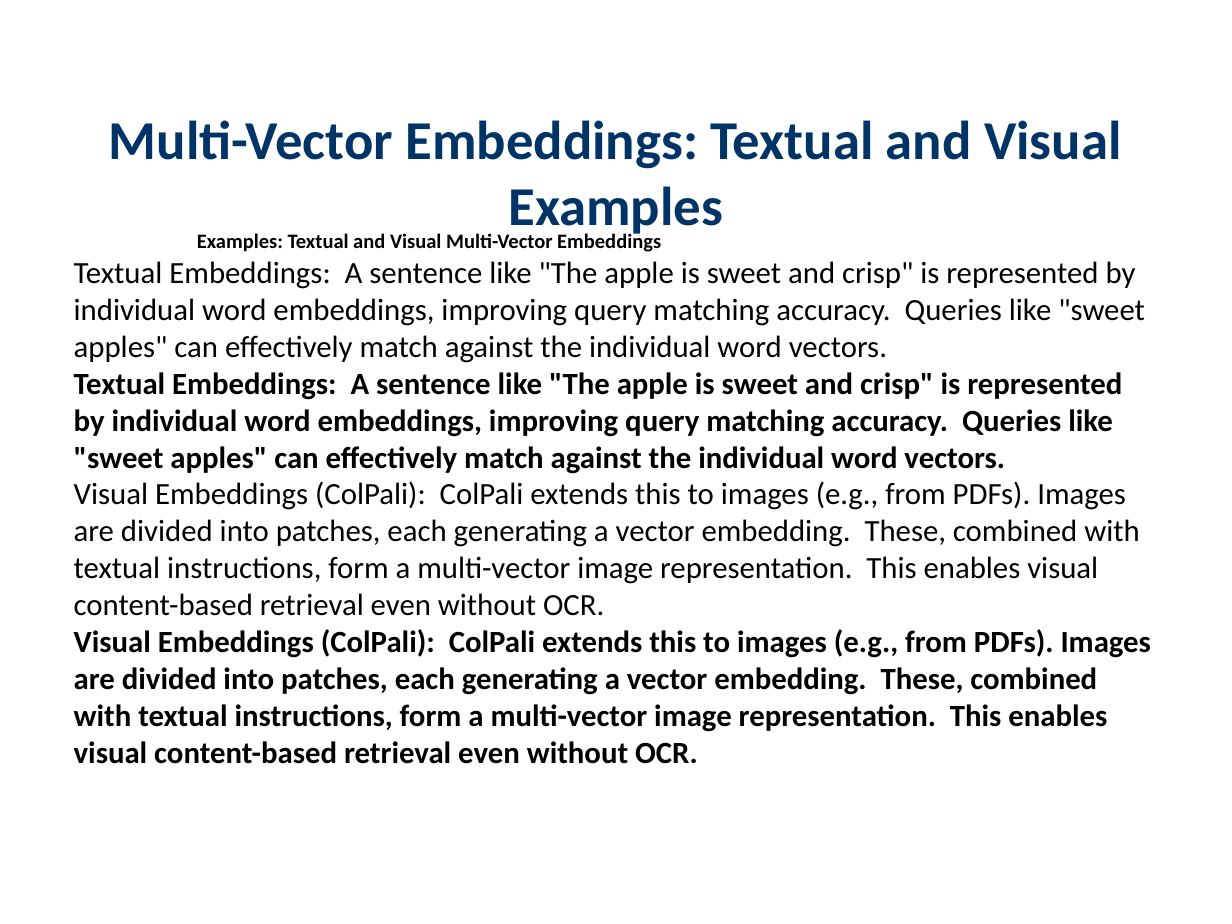
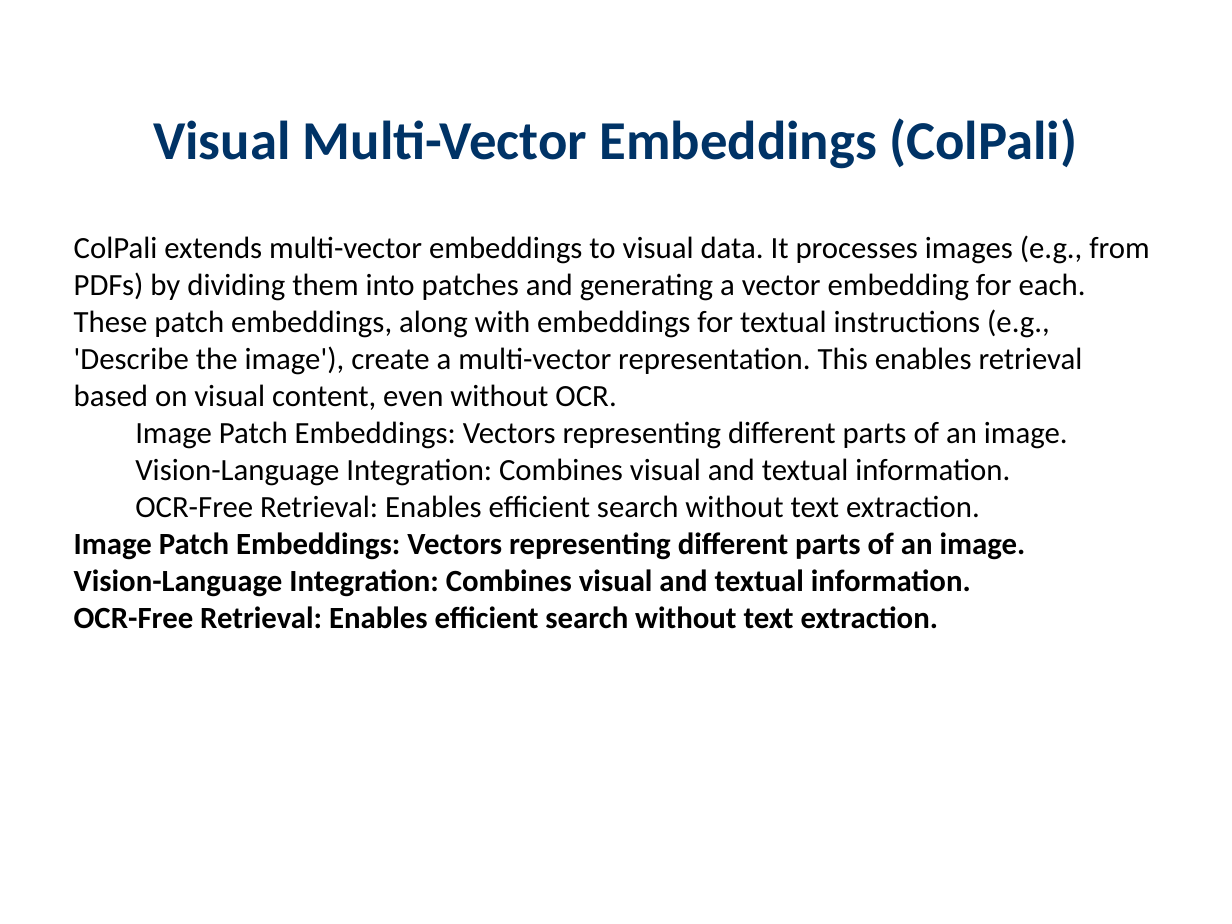
Before and after one commit to haadirakhangi/Edunexus, a slide deck: slide 4 of server-side/server/teacher/downloaded-presentations/Large Language Models/Colbert.pptx (slide 3 before the commit). Drawn at 1232x924 pixels with LibreOffice and Linux fonts; fonts in the diff are those of the drawing. Boxes give left, top, right and bottom in pixels: in the first picture for what was removed or moved away, otherwise in the second. Text is boxed around its words. In the diff, an @@ line names an element or a change of style, - is before the commit and + after.

```diff
--- a/server-side/server/teacher/downloaded-presentations/Large Language Models/Colbert.pptx
+++ b/server-side/server/teacher/downloaded-presentations/Large Language Models/Colbert.pptx
@@ text at (153,118,1077,169): text changed @@
-Multi-Vector Embeddings: Textual and Visual Examples
+Visual Multi-Vector Embeddings (ColPali)
@@ text at (74,235,1149,629): text changed; bold off @@
-    Examples: Textual and Visual Multi-Vector Embeddings
-Textual Embeddings: A sentence like "The apple is sweet and crisp" is represented by individual word embeddings, improving query matching accuracy. Queries like "sweet apples" can effectively match against the individual word vectors.
-Textual Embeddings: A sentence like "The apple is sweet and crisp" is represented by individual word embeddings, improving query matching accuracy. Queries like "sweet apples" can effectively match against the individual word vectors.
-Visual Embeddings (ColPali): ColPali extends this to images (e.g., from PDFs). Images are divided into patches, each generating a vector embedding. These, combined with textual instructions, form a multi-vector image representation. This enables visual content-based retrieval even without OCR.
-Visual Embeddings (ColPali): ColPali extends this to images (e.g., from PDFs). Images are divided into patches, each generating a vector embedding. These, combined with textual instructions, form a multi-vector image representation. This enables visual content-based retrieval even without OCR.
+ColPali extends multi-vector embeddings to visual data. It processes images (e.g., from PDFs) by dividing them into patches and generating a vector embedding for each. These patch embeddings, along with embeddings for textual instructions (e.g., 'Describe the image'), create a multi-vector representation. This enables retrieval based on visual content, even without OCR.
+  Image Patch Embeddings: Vectors representing different parts of an image.
+  Vision-Language Integration: Combines visual and textual information.
+  OCR-Free Retrieval: Enables efficient search without text extraction.
+Image Patch Embeddings: Vectors representing different parts of an image.
+Vision-Language Integration: Combines visual and textual information.
+OCR-Free Retrieval: Enables efficient search without text extraction.
```
Also in this commit, not shown: 11 other slides changed, 2 slides added, 1 slide removed, 5 other files.
